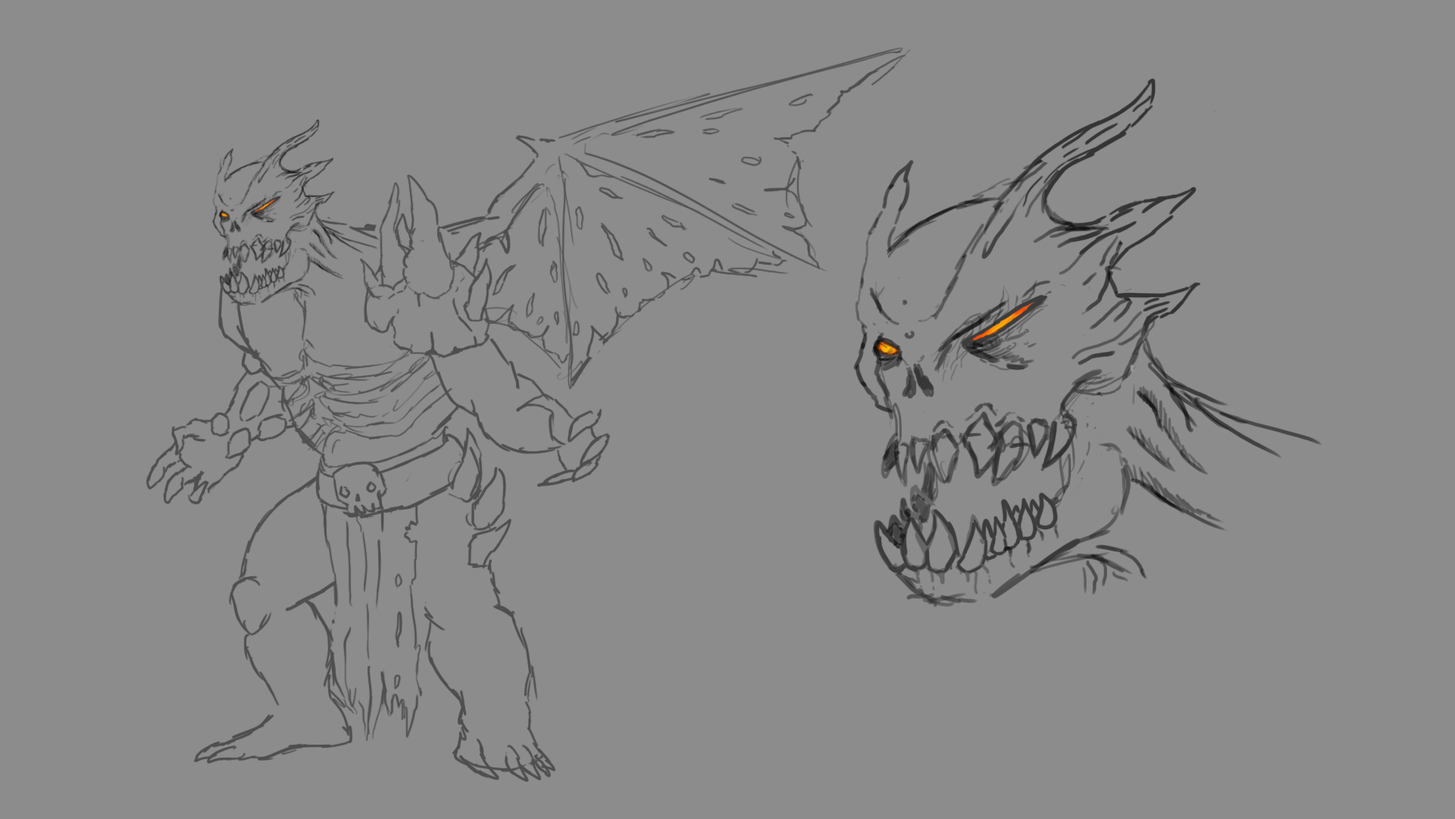
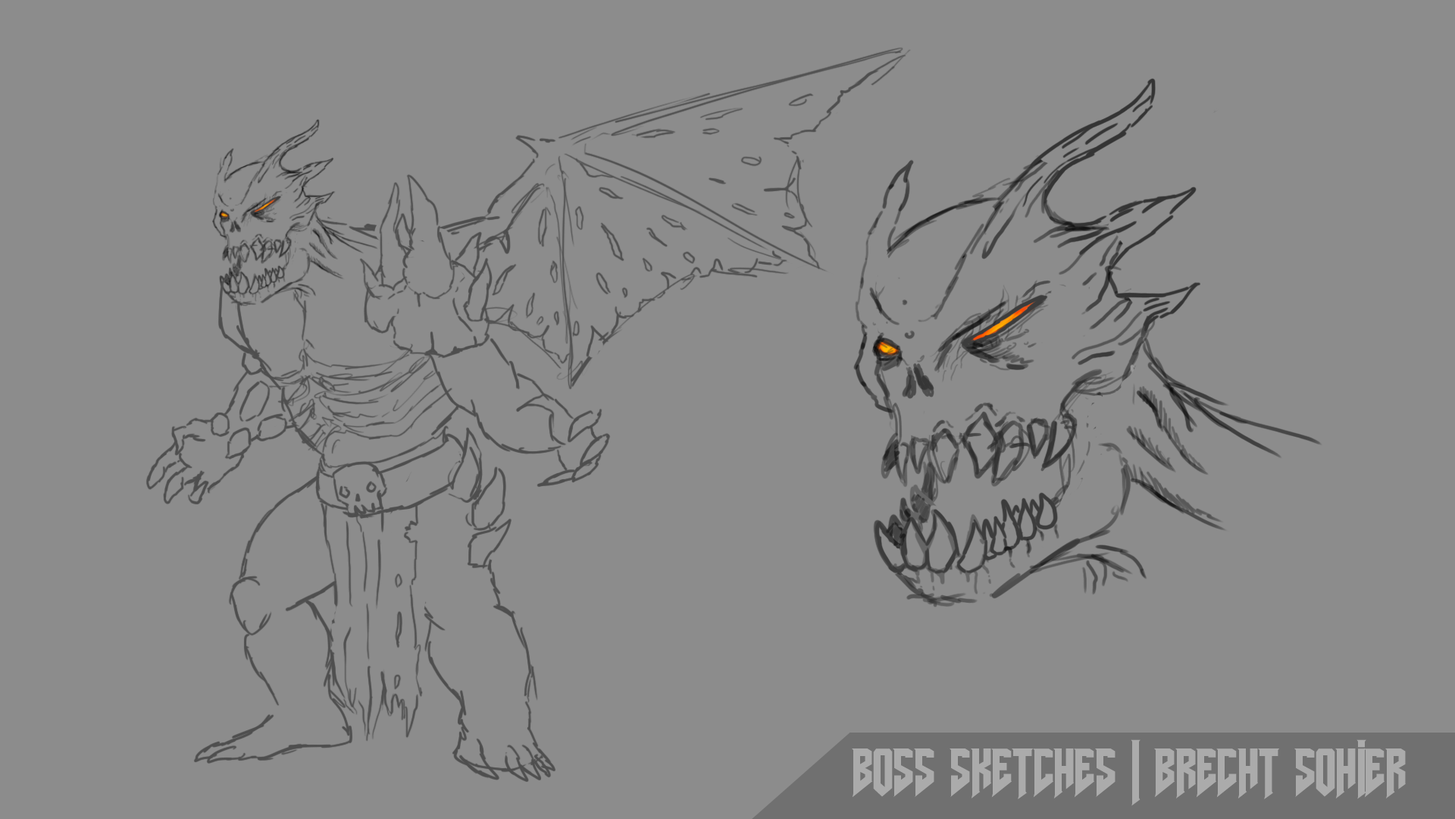
Comparing the layer stacks of the two (1455, 819) images. Changes:
added layer "BOSS SKETCHES | BRECHT SOHIER" above "Groep 1" over left=851, top=739, right=1407, bottom=806
added layer "Rechthoek 1" in group "BIGJAW" over left=751, top=732, right=1455, bottom=819
